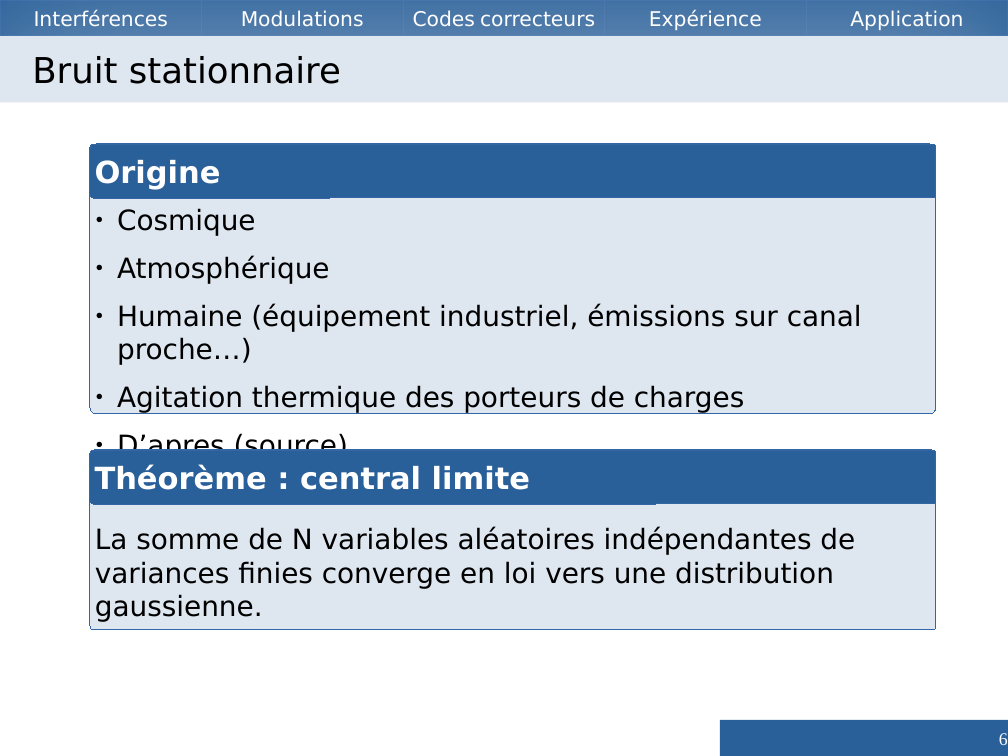
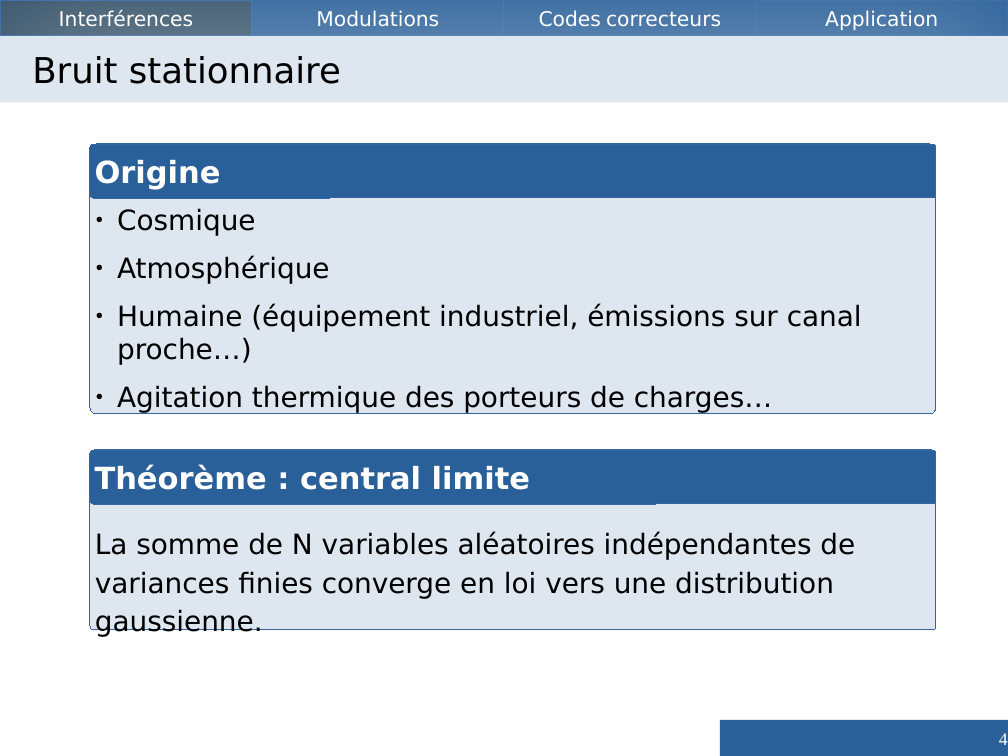
Before and after one commit to Vzrod/tipe, a slide deck: slide 4 of TIPE.odp (slide 6 before the commit). Drawn at 1008x756 pixels with LibreOffice and Linux fonts; fonts in the diff are those of the drawing. Boxes give left, top, right and bottom in pixels: in the first picture for what was removed or moved away, otherwise in the second. Text is boxed around its words. In the diff, an @@ line names an element or a change of style, - is before the commit and + after.

```diff
--- a/TIPE.odp
+++ b/TIPE.odp
@@ rectangle "Interférences": place and size @@
-rectangle "Interférences" at bbox=[0, 0, 201, 36]
+rectangle "Interférences" at bbox=[0, 0, 252, 36]
@@ rectangle "Interférences" at bbox=[0, 0, 252, 36]: fill #2A6099 to #355269 @@
@@ rectangle "Modulations": place and size @@
-rectangle "Modulations" at bbox=[201, 0, 402, 36]
+rectangle "Modulations" at bbox=[252, 0, 505, 36]
@@ rectangle "Codes correcteurs": place and size @@
-rectangle "Codes correcteurs" at bbox=[403, 0, 605, 36]
+rectangle "Codes correcteurs" at bbox=[504, 0, 756, 36]
@@ rectangle removed at bbox=[605, 0, 806, 36] @@
-Expérience
@@ rectangle "Application": place and size @@
-rectangle "Application" at bbox=[807, 0, 1008, 36]
+rectangle "Application" at bbox=[756, 0, 1008, 36]
@@ text in rounded rectangle at bbox=[117, 385, 772, 413]: text changed @@
-● Agitation thermique des porteurs de charges
-● D’apres (source)
+● Agitation thermique des porteurs de charges…
@@ rounded rectangle "La somme de N variables ..." at bbox=[90, 450, 936, 630]: line spacing 1 to 1.15 @@
@@ page number at bbox=[999, 733, 1008, 745]: text changed @@
-6
+4
```
Also in this commit, not shown: 36 other slides changed, 13 slides added, 16 slides removed, 3 other files.
